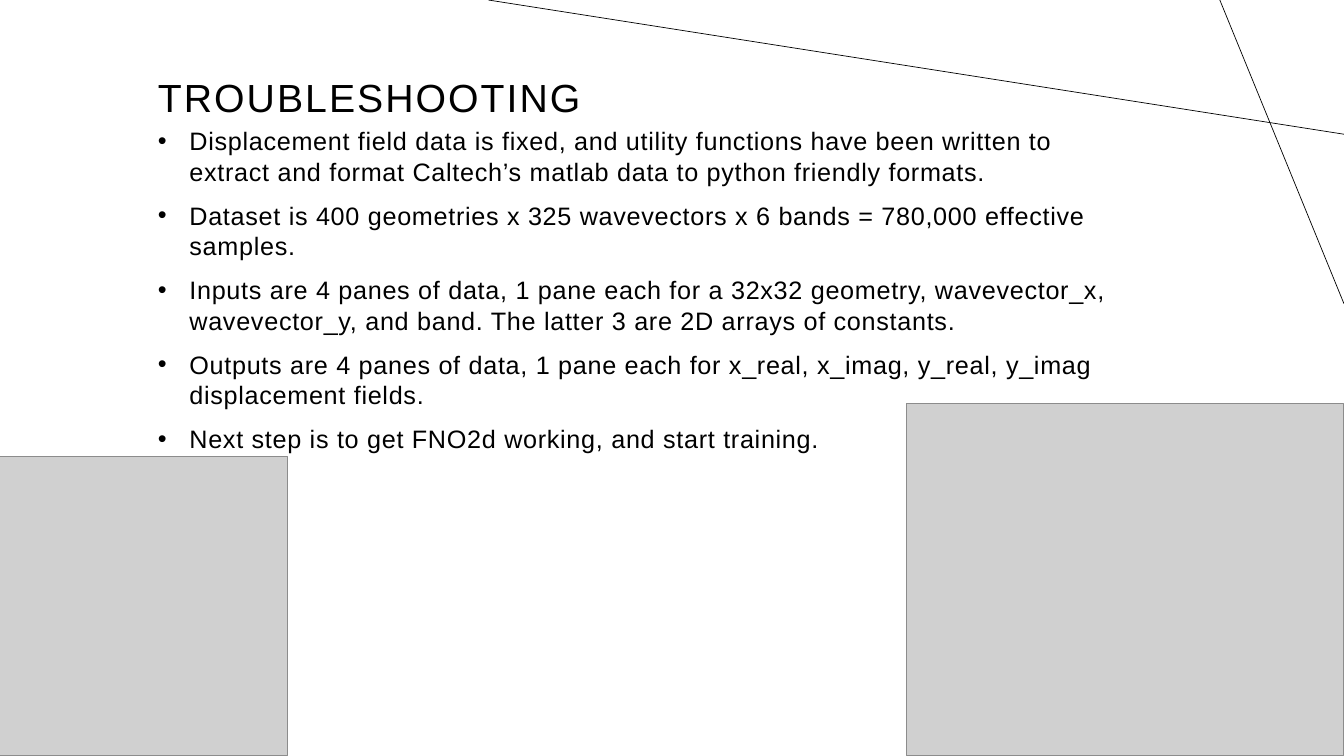
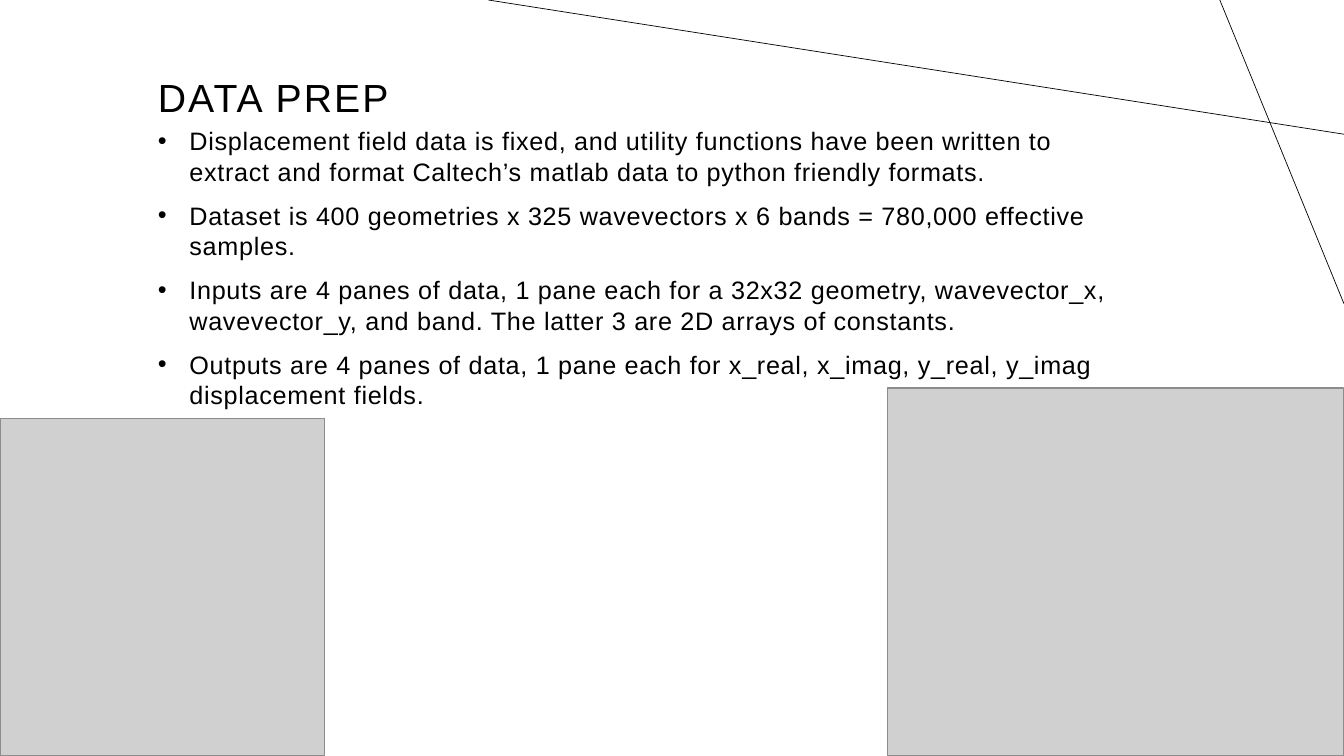
Before and after one commit to trutheresy/NO-2D-Metamaterials, a slide deck: slide 8 of Fourier Neural Operators.pptx. Drawn at 1344x756 pixels with LibreOffice and Linux fonts; fonts in the diff are those of the drawing; grey boxes stand for pictures. Boxes give left, top, right and bottom in pixels: in the first picture for what was removed or moved away, otherwise in the second. Text is boxed around its words. In the diff, an @@ line names an element or a change of style, - is before the commit and + after.

Commit message:
slides updated

```diff
--- a/Fourier Neural Operators.pptx
+++ b/Fourier Neural Operators.pptx
@@ title at <box>158,85,389,112</box>: text changed @@
-TROUBLESHOOTING
+DATA PREP
@@ picture: place and size @@
-picture at <box>906,403,1344,756</box>
+picture at <box>887,388,1344,756</box>
@@ picture: place and size @@
-picture at <box>0,457,288,756</box>
+picture at <box>0,418,325,756</box>
@@ text at <box>189,429,818,454</box>: paragraph removed @@
-• Next step is to get FNO2d working, and start training.
```
Also in this commit, not shown: 1 slide added, 1 other file.
